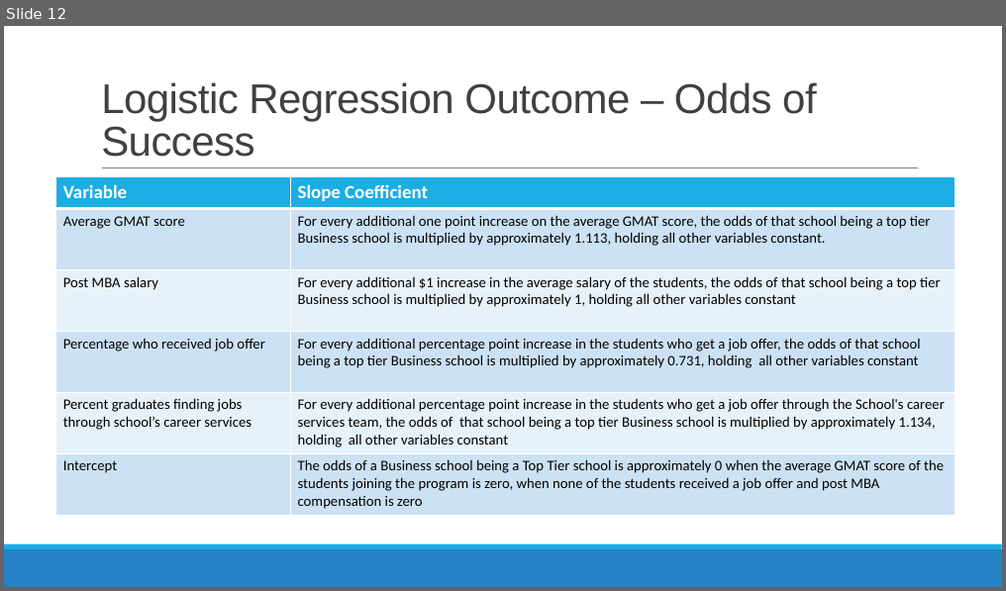
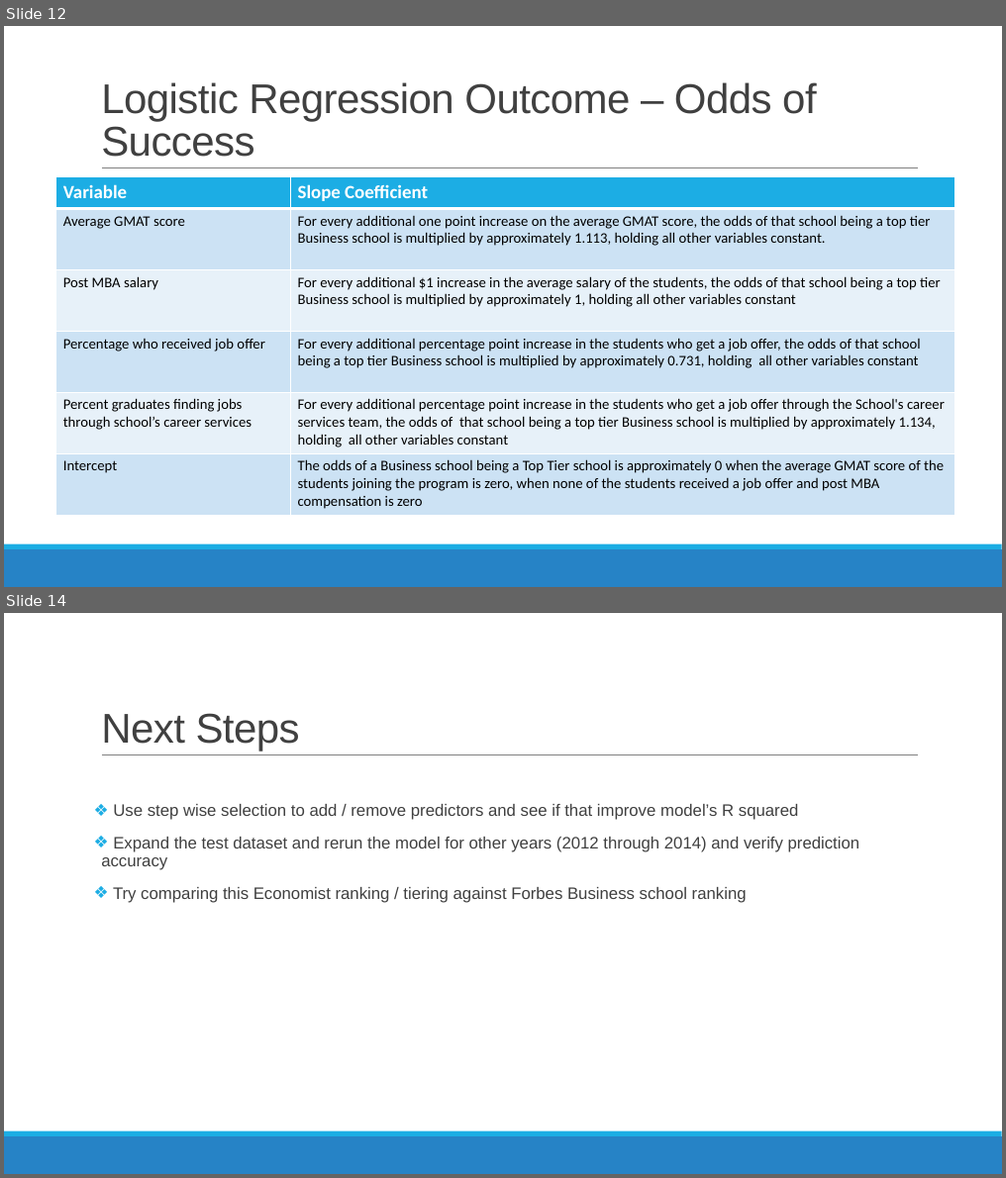
Before and after one commit to nycdatasci/bootcamp006_project, a slide deck: Project3-WebScraping/NandaRajarathinam/Business School Tier Prediction - Logistic Regression.pptx. Shown one above the other, each under a label of ours: slide 12 before the commit, slides 12 and 14 after it; the slides between them are not shown. The pictures are 1006x591 and 1006x1178 pixels, drawn with LibreOffice and Linux fonts; fonts in the diff are those of the drawing. Boxes give left, top, right and bottom in pixels: in the first picture for what was removed or moved away, otherwise in the second. Text is boxed around its words. In the diff, an @@ line names an element or a change of style, - is before the commit and + after.

```diff
--- a/Project3-WebScraping/NandaRajarathinam/Business School Tier Prediction - Logistic Regression.pptx
+++ b/Project3-WebScraping/NandaRajarathinam/Business School Tier Prediction - Logistic Regression.pptx
@@ slide 14 added at (4,613,1002,1174), background #FFFFFF; not listed: 3 template elements that a slide beside it also shows @@
@@ title added at (101,713,300,751), 40 pt, text #404040 @@
+Next Steps
@@ text added at (101,804,860,903), 16 pt, text #404040 @@
+❖ Use step wise selection to add / remove predictors and see if that improve model’s R squared
+❖ Expand the test dataset and rerun the model for other years (2012 through 2014) and verify prediction accuracy
+❖ Try comparing this Economist ranking / tiering against Forbes Business school ranking
```
Also in this commit, not shown: 2 slides changed.
